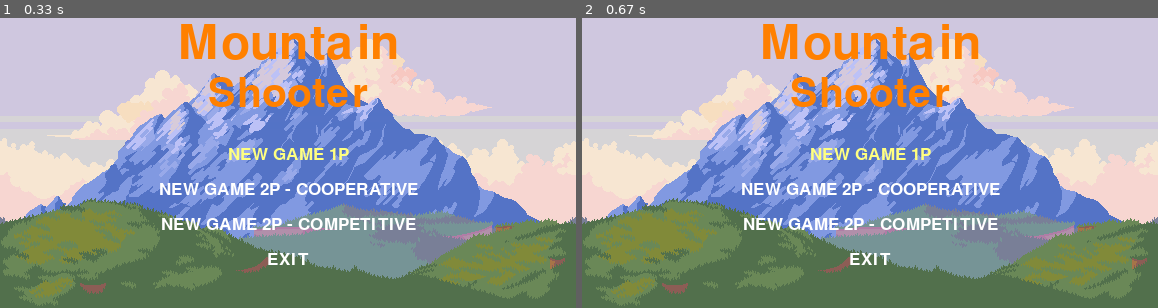
Above: before the commit, frames 1-2 (left to right).
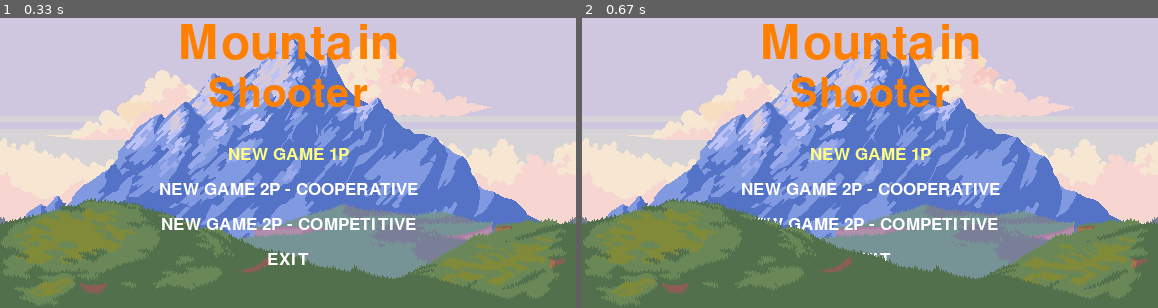
Above: after the commit, the same moments.

Repository: RennanBaccili/PyGameProject
Game: pygame game, started from main.py
Two runs of this game, one before a commit and one after it. Both use one fixed random seed, a clock stepped at 60 frames per second and the inputs below.
Inputs:
- Up to frame 1 (0.33 s): no input
- Up to frame 2 (0.67 s): tap Enter at 0.33 s

Frame 1 is identical in both runs. In frame 2, 0.3% of the frame differs, in the area x 28-53%, y 68-86%.

Commit message:
Complexidade, background sendo gerado na minha fabrica de entity

Diff:
--- a/code/Background.py
+++ b/code/Background.py
@@ -1,11 +1,12 @@
 #!/usr/bin/python
-#-*- coding: utf-8 -*-
+# -*- coding: utf-8 -*-
 
-from Entity import Entity
+from code.Entity import Entity
+
 
 class Background(Entity):
-    def __init__(self):
+    def __init__(self, name, position: tuple):
+        super().__init__(name, position)
+
+    def move(self):
         pass
-
-    def move(self, ):
-        pass
--- a/code/Entity.py
+++ b/code/Entity.py
@@ -9,7 +9,7 @@
 class Entity(ABC):
     def __init__(self, name, position: tuple):
         self.name = name
-        self.surf = pygame.image.load('./asset/levels/' + name + '.png')
+        self.surf = pygame.image.load('./asset/levels/' + name)
         self.rect = self.surf.get_rect(left=position[0], top=position[1])
         self.speed = 0
 
--- a/code/EntityFactory.py
+++ b/code/EntityFactory.py
@@ -1,9 +1,11 @@
 #!/usr/bin/python
-#-*- coding: utf-8 -*-
+# -*- coding: utf-8 -*-
+from code.Background import Background
+
 
 class EntityFactory:
-    def __init__(self):
-        pass
-
-    def get_entity(self, entity_type):
-        pass
+    @staticmethod
+    def get_entity(entity_name: str, position: tuple):
+        match entity_name:
+            case 'Level1':
+                return Background(f'm1/5.png', position)
--- a/code/Game.py
+++ b/code/Game.py
@@ -18,6 +18,6 @@
             menu = Menu(self.window)
             menu_return = menu.run()
 
-            if menu_return in [MENU_OPTION[0], MENU_OPTION[1],MENU_OPTION[2]]:
+            if menu_return in [MENU_OPTION[0], MENU_OPTION[1], MENU_OPTION[2]]:
                 level = Level(self.window, 'level1', menu_return)
                 level.run()
--- a/code/Level.py
+++ b/code/Level.py
@@ -1,15 +1,23 @@
 #!/usr/bin/python
 # -*- coding: utf-8 -*-
+import pygame
+from pygame import Surface
+
 from code.Entity import Entity
+from code.EntityFactory import EntityFactory
 
 
 class Level:
     def __init__(self, window, name, menu_option):
         self.name = name
-        self.window = window
+        self.window: Surface = window
         self.mode = menu_option
         self.entity_list: list[Entity] = []
+        self.entity_list.append(EntityFactory.get_entity('Level1', (0, 0)))
 
     def run(self):
-        print('fase 1')
+        while True:
+            for ent in self.entity_list:
+                self.window.blit(source=ent.surf, dest=ent.rect)
+            pygame.display.flip()
         pass
